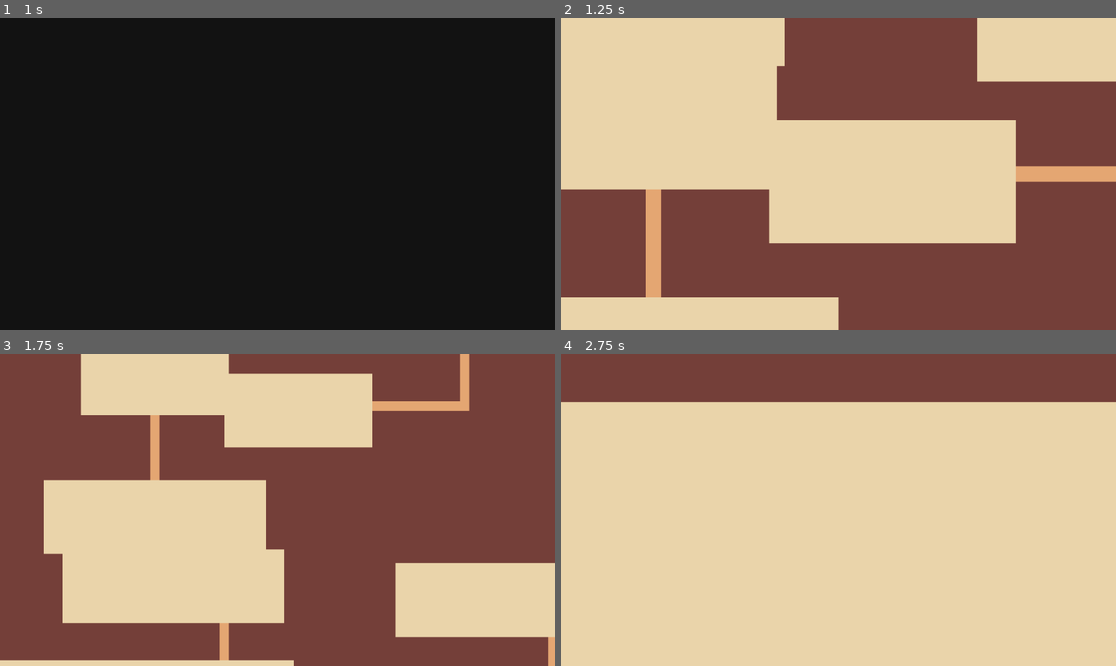
Above: before the commit, frames 1-4 (two rows, left to right).
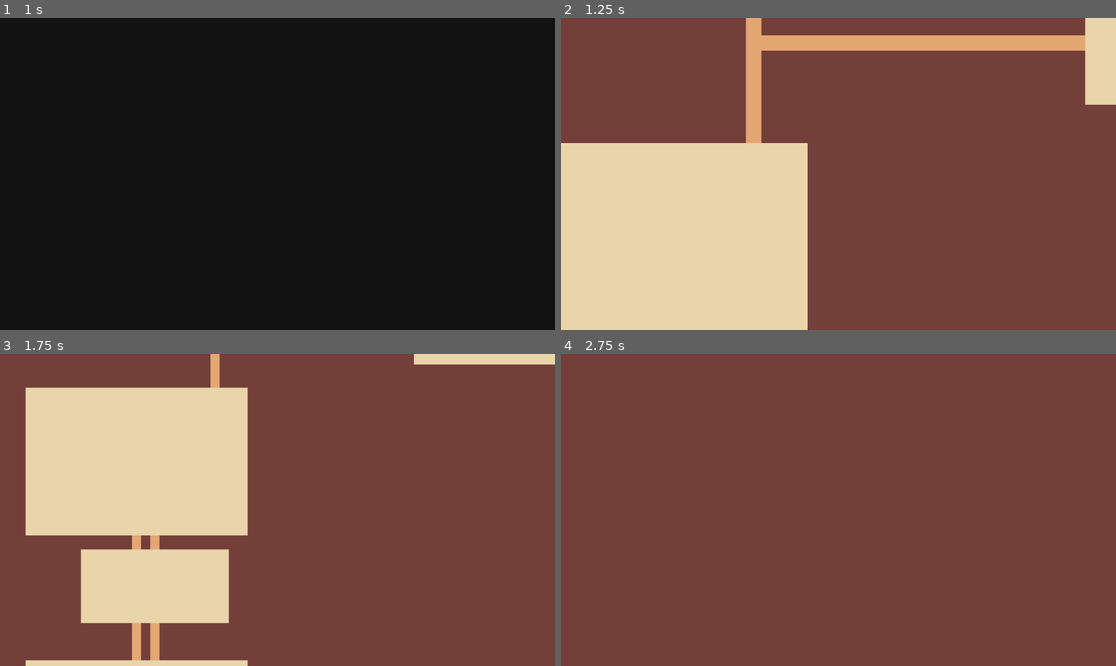
Above: after the commit, the same moments.

Repository: Horryportier/DungeonGeneration
Game: Godot game, scene res://room_generation/room_generator.tscn
Two runs of this game, one before a commit and one after it. Both use one fixed random seed, a clock stepped at 60 frames per second and the inputs below.
Inputs (mouse positions are in pixels of both pictures, inside the frame that each line leads up to):
- Up to frame 1 (1 s): tap Enter at 0.5 s; move the mouse to (399, 158) at 0.52 s; hold D (right) from 0.53 s (still down); tap Space (regenrate) at 0.6 s
- Up to frame 2 (1.25 s): keep holding D (right)
- Up to frame 3 (1.75 s): move the mouse to (166, 525) at 1.27 s; release D (right) at 1.28 s; hold S (down) from 1.28 s (still down); tap Up (zoom_in) at 1.35 s
- Up to frame 4 (2.75 s): move the mouse to (894, 441) at 2.02 s; release S (down) at 2.03 s; hold D (right) from 2.03 s (still down); hold Down (zoom_out) from 2.03 s (still down)

Frame 1 is identical in both runs. In frame 2, 53% of the frame differs, in the area x 0-100%, y 0-100%; in frame 3, 33%; in frame 4, 85%, in the area x 0-100%, y 15-100%.

Commit message:
Improved room spacing

Diff:
--- a/room_generation/room_generator.gd
+++ b/room_generation/room_generator.gd
@@ -4,7 +4,9 @@
 ##=========================================================================
 ## RoomGenrator
 ## TODO:
-##	refactor it into drop in solution
+##	- refactor it into drop in solution
+##	- apply padding to rooms (no gap between some rooms)
+##
 ##=========================================================================
 
 
@@ -13,6 +15,7 @@
 @export var min_room_size: int = 4
 @export var max_room_size: int = 16
 @export var room_generation_radius: int = 50
+@export_range(1, 2) var room_padding: float = 1
 @export_range(0, 1) var selected_room_size_treshold: float = 0.3
 
 @export_group("hallways_generation")
@@ -182,6 +185,7 @@
 	var rect: = RectangleShape2D.new()
 	rect.size = room.body.get_child(0).size
 	collison_shape.shape = rect
+	collison_shape.scale =  collison_shape.scale * room_padding
 	room.body.add_child(collison_shape)
 
 
@@ -270,7 +274,6 @@
 	var y_range  = []
 	for h in abs(height):
 		y_range.append(rect.position.y +  h)
-	print(height)
 	for y in y_range:
 		for x in x_range:
 			tilemap.set_cell(0, Vector2i(x, y), 0, Vector2i(0, 0))
@@ -341,26 +344,18 @@
 		for room: Room in rooms.values():
 			room.update_room_position()
 		selected_rooms = select_main_rooms(selected_room_size_treshold)
-		#for room in selected_rooms:
-			#room.body.get_child(0).color = Color.RED
+
 		for room in rooms.values():
 			if not selected_rooms.has(room):
 				remove_child(room.body)
 		triangulate_selected_rooms()
 		room_graph =  crate_graph()
-		#room_graph.print_edges()
 		mst = room_graph.minimal_spanning_tree()
 		add_not_used_eges(non_mst_edges_treshold)
 		for edge in mst:
 			hallways_lines.append(get_lines_from_edges(edge))
 
-		#mask = RoomMask.new(int(delaunay_rect.size.x +  (delaunay_rect.size.x * map_padding)), int(delaunay_rect.size.y +  (delaunay_rect.size.y * map_padding)))
-		#for room in selected_rooms:
-		#	mask.add_room(room)
-		#for hallway in hallways_lines:
-		#	mask.add_hallway(hallway[0], hallway[1])
-		#	mask.add_hallway(hallway[2], hallway[3])
-		#paint_map()
+
 		var padded_rect: Rect2 = delaunay_rect
 		padded_rect.position += (padded_rect.position * map_padding)
 		paint_rect(padded_rect)
@@ -370,5 +365,9 @@
 			paint_hallway(hallway[0], hallway[1])
 			paint_hallway(hallway[2], hallway[3])
 		can_triangulate = false
+	else:
+		for room: Room in rooms.values():
+			room.body.position = room.body.position.floor()
+
 
 	queue_redraw()
--- a/room_generation/room_generator.tscn
+++ b/room_generation/room_generator.tscn
@@ -33,6 +33,7 @@
 script = ExtResource("1_ac6gd")
 min_room_size = 16
 max_room_size = 64
+room_padding = 1.5
 hallway_width = 2
 map_padding = 0.5
 edge_color = SubResource("Gradient_kib3s")
